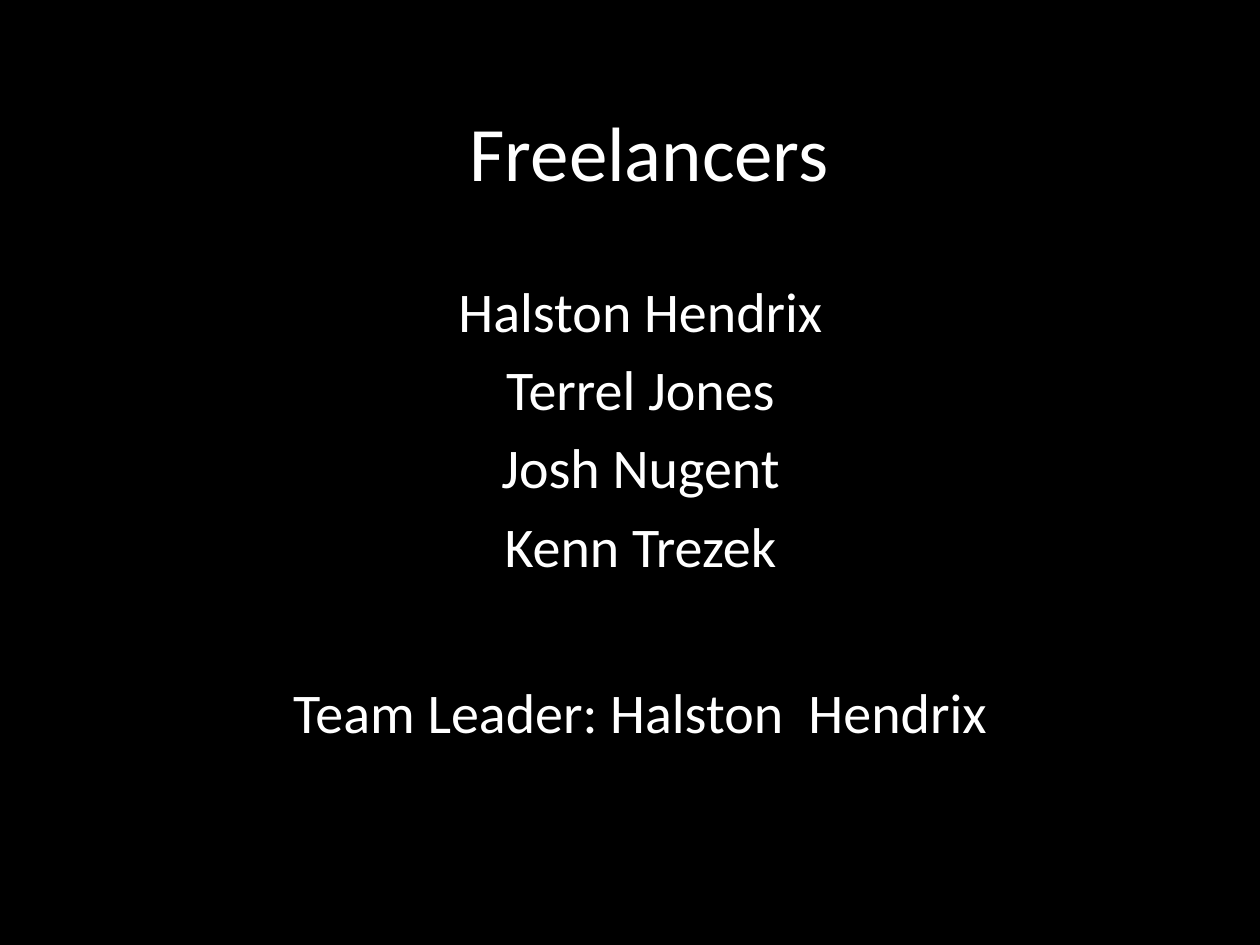
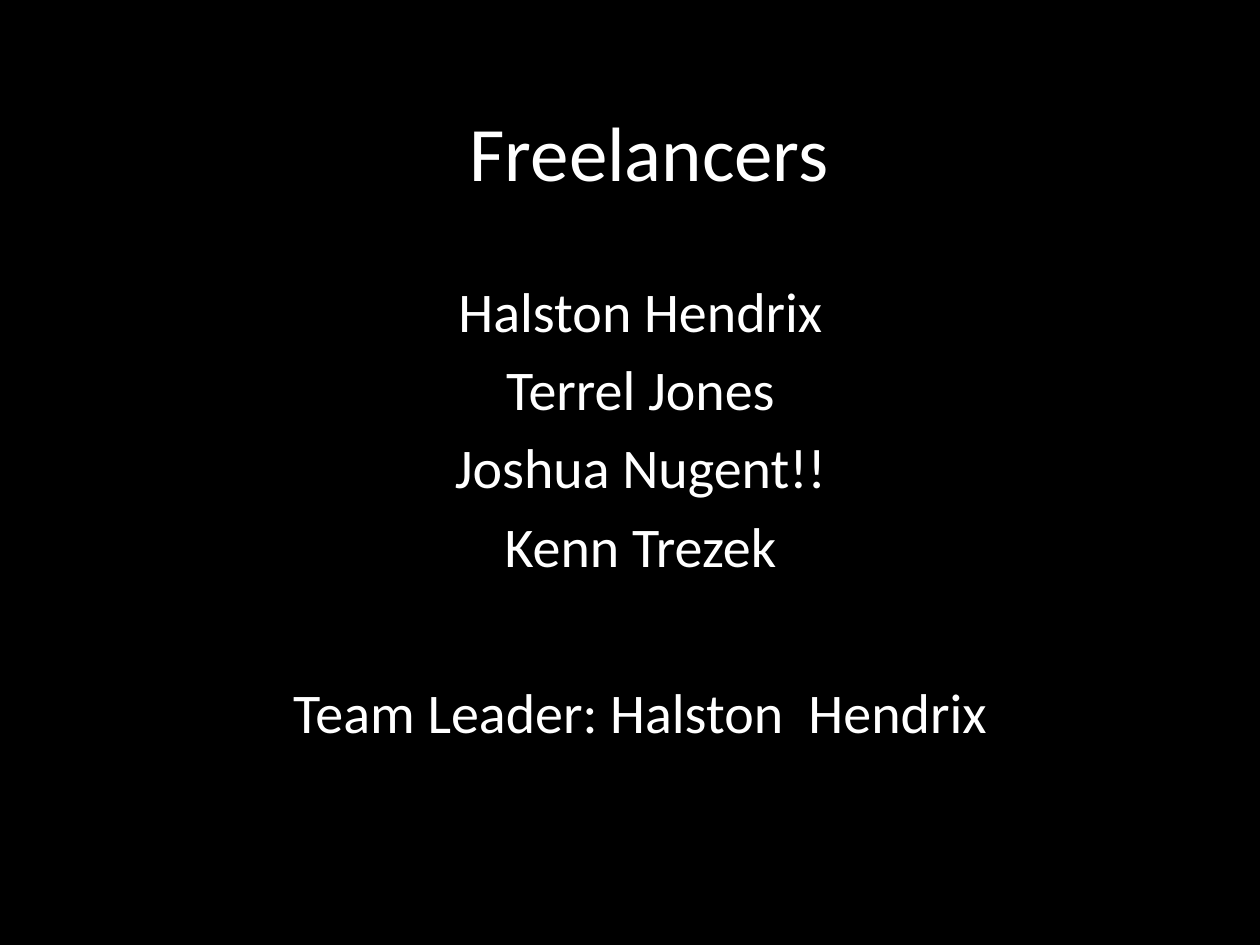
Before and after one commit to CTCfreelancers/team, a slide deck: slide 1 of Presentation1.pptx. Drawn at 1260x945 pixels with LibreOffice and Linux fonts; fonts in the diff are those of the drawing. Boxes give left, top, right and bottom in pixels: in the first picture for what was removed or moved away, otherwise in the second. Text is boxed around its words. In the diff, an @@ line names an element or a change of style, - is before the commit and + after.

Commit message:
jnugtest

```diff
--- a/Presentation1.pptx
+++ b/Presentation1.pptx
@@ subtitle at (455, 449, 825, 498): text changed @@
-Josh Nugent
+Joshua Nugent!!
```
